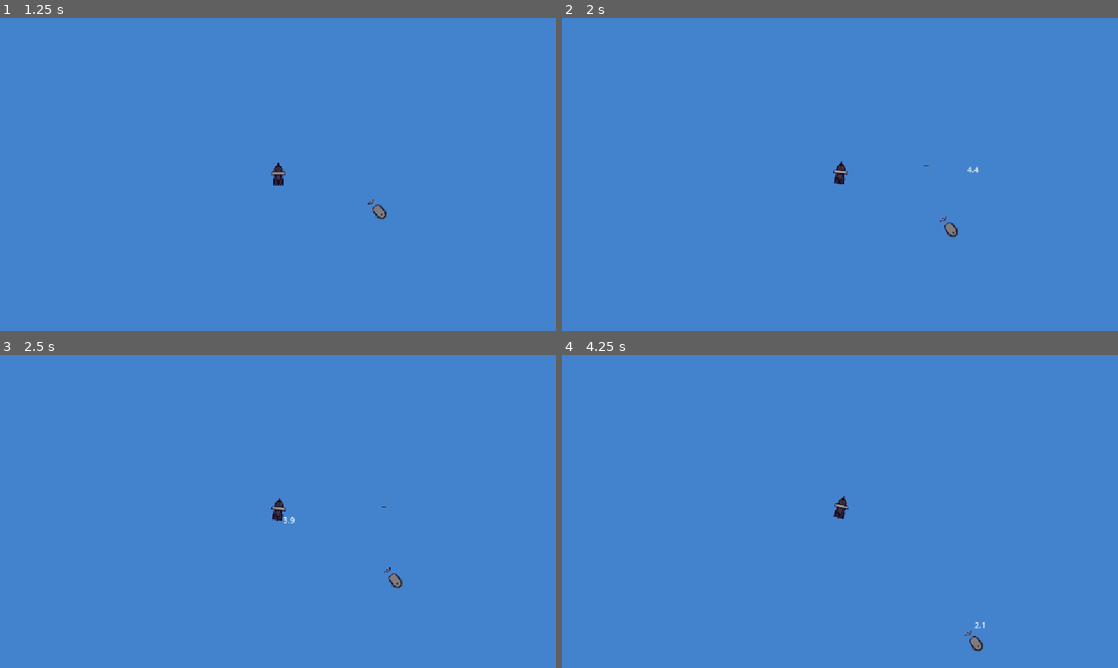
Above: before the commit, frames 1-4 (two rows, left to right).
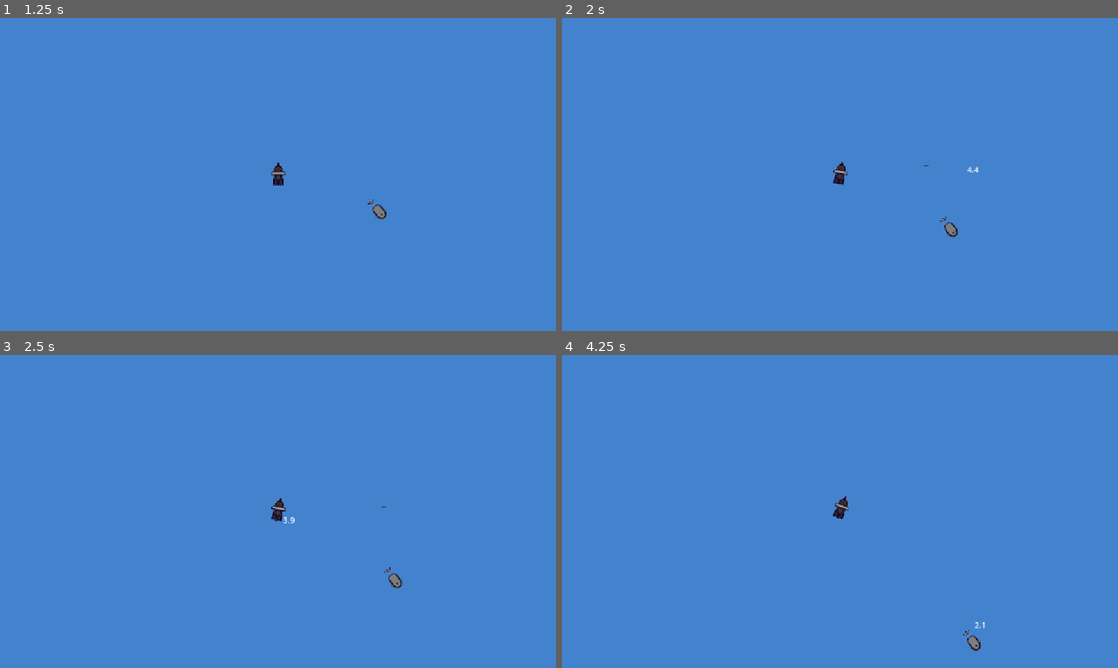
Above: after the commit, the same moments.

Repository: Waldoz53/whale-hunter
Game: Godot game, scene res://Scenes/start_menu.tscn
Same seed, same stepped clock (60 frames per second), same inputs: the game is played once before the commit and once after it.
Inputs (mouse positions are in pixels of both pictures, inside the frame that each line leads up to):
- Up to frame 1 (1.25 s): click "Start Game" at 0.5 s
- Up to frame 2 (2 s): move the mouse to (962, 158) at 1.27 s; hold D (turn_right) from 1.28 s (still down); click (962, 158) at 1.42 s
- Up to frame 3 (2.5 s): release D (turn_right) at 2 s; drag from (166, 527) to (278, 508) at 2.02 s
- Up to frame 4 (4.25 s): move the mouse to (895, 442) at 2.77 s; hold D (turn_right) 2.78-3.5 s; drag from (812, 574) to (967, 614) at 3.52 s

Frame 1 is identical in both runs. In frame 2, less than 0.1% of the frame differs, in the area x 48-52%, y 45-54%; in frame 3, less than 0.1%; in frame 4, 0.2%, in the area x 48-76%, y 45-95%.

Commit message:
added some sound effects

Diff:
--- a/Scenes/main.tscn
+++ b/Scenes/main.tscn
@@ -7,6 +7,10 @@
 [ext_resource type="Texture2D" uid="uid://tgpbgry6yeuq" path="res://Tiles/whale_hunter Sprites/whale_hunter00.png" id="4_6bp64"]
 [ext_resource type="Script" uid="uid://xa7iikvnsrh1" path="res://Scripts/whale_factory.gd" id="4_jjvhh"]
 [ext_resource type="PackedScene" uid="uid://dd4bnfh7ga2tp" path="res://Scenes/whale.tscn" id="5_kry3j"]
+[ext_resource type="AudioStream" uid="uid://coef7qitgu8w7" path="res://Sounds/wood-crash.wav" id="6_ynf5e"]
+[ext_resource type="AudioStream" uid="uid://n8nrmmw2ub4s" path="res://Sounds/crossbow-fire.wav" id="8_344ge"]
+[ext_resource type="AudioStream" uid="uid://yhgd5lblwumn" path="res://Sounds/wood-creaking_new.wav" id="8_hptm8"]
+[ext_resource type="AudioStream" uid="uid://bw86d8viw8adf" path="res://Sounds/canvas-dropcloth-snap-2.wav" id="9_d1ilt"]
 
 [sub_resource type="CapsuleShape2D" id="CapsuleShape2D_kry3j"]
 radius = 8.0
@@ -24,13 +28,14 @@
 [node name="Main" type="Node2D"]
 
 [node name="UI" type="CanvasLayer" parent="."]
+layer = 10
 script = ExtResource("1_6bp64")
 
-[node name="DebugLabel" type="Label" parent="UI"]
-visible = false
-offset_right = 40.0
-offset_bottom = 23.0
-text = "test"
+[node name="LogLabel" type="Label" parent="UI"]
+offset_left = 15.0
+offset_top = 13.0
+offset_right = 55.0
+offset_bottom = 36.0
 
 [node name="CooldownLabel" type="Label" parent="UI"]
 offset_left = 17.0
@@ -40,7 +45,8 @@
 text = "cooldown test"
 
 [node name="TrackingArrow" type="Sprite2D" parent="UI"]
-position = Vector2(33, 30.75)
+modulate = Color(1, 1, 1, 0)
+position = Vector2(588, 605)
 texture = ExtResource("1_21xkr")
 region_rect = Rect2(6.93336, 96.7416, 19.1171, 31.0821)
 
@@ -71,9 +77,27 @@
 tile_map_data = PackedByteArray("AADg/+P/AAAAAAAAAADg/+T/AAAAAAAAAADg/+X/AAAAAAAAAADg/+b/AAAAAAAAAADg/+f/AAAAAAAAAADg/+ …(72816 unchanged characters)…
 tile_set = SubResource("TileSet_kry3j")
 
+[node name="ShipHitSound" type="AudioStreamPlayer2D" parent="Player"]
+stream = ExtResource("6_ynf5e")
+volume_db = -5.0
+
+[node name="SpearSound" type="AudioStreamPlayer2D" parent="Player"]
+stream = ExtResource("8_344ge")
+volume_db = -10.0
+
+[node name="TurnSound" type="AudioStreamPlayer2D" parent="Player"]
+stream = ExtResource("8_hptm8")
+volume_db = -10.0
+
+[node name="MoveSound" type="AudioStreamPlayer2D" parent="Player"]
+stream = ExtResource("9_d1ilt")
+volume_db = -10.0
+
 [node name="WhaleFactory" type="Node" parent="."]
 script = ExtResource("4_jjvhh")
 whale_scene = ExtResource("5_kry3j")
 
 [node name="Whale" parent="." instance=ExtResource("5_kry3j")]
 position = Vector2(126, 32)
+
+[node name="BackgroundMusic" type="AudioStreamPlayer" parent="."]
--- a/Scenes/whale.tscn
+++ b/Scenes/whale.tscn
@@ -1,8 +1,9 @@
-[gd_scene load_steps=5 format=3 uid="uid://dd4bnfh7ga2tp"]
+[gd_scene load_steps=6 format=3 uid="uid://dd4bnfh7ga2tp"]
 
 [ext_resource type="Script" uid="uid://cx52pbplsgscv" path="res://Scripts/whale.gd" id="1_jns7k"]
 [ext_resource type="Texture2D" uid="uid://3wxh4w51lt04" path="res://Tiles/whale_hunter Sprites/whale_hunter07.png" id="2_ltmiw"]
 [ext_resource type="Texture2D" uid="uid://3utnwnlm3a0a" path="res://Tiles/whale_hunter Sprites/whale_hunter04.png" id="3_ltmiw"]
+[ext_resource type="AudioStream" uid="uid://ds654frl8jcug" path="res://Sounds/hoarse-grunt_ORIGINAL.wav" id="4_umla4"]
 
 [sub_resource type="CapsuleShape2D" id="CapsuleShape2D_ycc85"]
 radius = 7.0
@@ -26,4 +27,7 @@
 position = Vector2(0, -4)
 shape = SubResource("CapsuleShape2D_ycc85")
 
+[node name="HitSound" type="AudioStreamPlayer2D" parent="."]
+stream = ExtResource("4_umla4")
+
 [connection signal="area_entered" from="." to="." method="_on_area_entered"]
--- a/Scripts/player.gd
+++ b/Scripts/player.gd
@@ -8,7 +8,7 @@
 var tracked_whale : Whale = null
 
 # movement
-@export var turn_speed := 10.0 # degrees per second
+@export var turn_speed := 15.0 # degrees per second
 var velocity := Vector2.ZERO
 var acceleration := 10.0
 var max_speed := 85.0
@@ -21,7 +21,7 @@
 var cooldown := 5.0
 var cooldown_timer := 0.0
 
-# ui-related
+# ui/other nodes
 @onready var cooldown_label = $"../UI/CooldownLabel"
 @onready var sprite := $"Sprite2D"
 var original_modulate = null
@@ -59,10 +59,8 @@
 	if Input.is_action_pressed("speed_up"):
 		velocity = velocity.move_toward(input_dir * max_speed, acceleration * delta)
 	elif Input.is_action_pressed("slow_down"):
-		turn_speed = 25.0
 		velocity = velocity.move_toward(input_dir * (max_speed * .25), acceleration * delta)
 	else:
-		turn_speed = 10.0
 		velocity = velocity.move_toward(input_dir * (max_speed  * .5), acceleration * delta)
 
 	if Input.is_action_pressed("turn_left"):
@@ -70,6 +68,11 @@
 
 	if Input.is_action_pressed("turn_right"):
 		rotation += deg_to_rad(turn_speed) * delta
+
+	if Input.is_action_just_pressed("speed_up") or Input.is_action_just_pressed("slow_down"):
+		$MoveSound.play()
+	if Input.is_action_just_pressed("turn_left") or Input.is_action_just_pressed("turn_right"):
+		$TurnSound.play()
 
 	position += velocity * delta
 
@@ -84,6 +87,7 @@
 	spear.direction = dir
 
 	spear.rotation = dir.angle() + deg_to_rad(90) # aka PI / 2
+	$SpearSound.play()
 
 func _update_cooldown_label():
 	var mouse_pos = get_viewport().get_mouse_position()
@@ -100,10 +104,11 @@
 
 	hp -= 1
 	can_be_hit = false
+	$ShipHitSound.play()
+
 	$Sprite2D.modulate = Color(1, 0, 0)
 	await get_tree().create_timer(0.2).timeout
 	$Sprite2D.modulate = original_modulate
-
 
 	if hp <= 0:
 		_die()
--- a/Scripts/ui.gd
+++ b/Scripts/ui.gd
@@ -3,8 +3,11 @@
 @onready var tracking_arrow = $TrackingArrow
 @onready var player = $"../Player"
 
-func _process(delta):
-	if player.tracked_whale and player.tracked_whale.is_inside_tree():
+func _process(_delta):
+	if player.tracked_whale:
+		if player.tracked_whale.is_dead:
+			tracking_arrow.modulate.a = 0.0
+			return
 		var player_pos = player.global_position
 		var whale_pos = player.tracked_whale.global_position
 		var dir = whale_pos - player_pos
--- a/Scripts/whale.gd
+++ b/Scripts/whale.gd
@@ -4,6 +4,7 @@
 @export var speed := 30.0
 @export var hp := 3
 @export var base_scale := 1.0
+var is_dead := false
 var rotation_speed := 5.0
 var direction := Vector2.ZERO
 var velocity := Vector2.ZERO
@@ -14,7 +15,7 @@
 
 enum ReactionState { IDLE, FLEEING, ATTACKING }
 var state := ReactionState.IDLE
-var reaction_speed := 100.0
+var reaction_speed := 120.0
 
 @onready var main_sprite := $MainSprite
 @onready var dead_sprite := $DeadSprite
@@ -51,6 +52,7 @@
 		call_deferred("_lodge_spear", area)
 	elif area.name == "Player":
 		area.take_damage()
+		hp -= 1
 	else:
 		return
 
@@ -84,6 +86,7 @@
 		_attack()
 
 	player.track_whale(self)
+	$HitSound.play()
 	$MainSprite.modulate = Color(1, 0, 0)
 	await get_tree().create_timer(0.2).timeout
 	$MainSprite.modulate = original_modulate
@@ -111,6 +114,10 @@
 		base_scale = 2.5
 		is_white_whale = true
 		_apply_white_whale_sprite()
+		player.track_whale(self)
+		$"../UI/LogLabel".text = "The white whale is near..."
+		await get_tree().create_timer(5.0).timeout
+		$"../UI/LogLabel".text = ""
 	else:
 		hp = randi_range(1, 10)
 		speed = randf_range(20.0, 50.0)
@@ -125,6 +132,9 @@
 	dead_sprite.texture = preload("res://Tiles/whale_hunter Sprites/white_whale_DEAD.png")
 
 func _die():
+	player.hp += 1
+
+	is_dead = true
 	direction = Vector2.ZERO
 
 	dead_sprite.modulate.a = 0.0
Not shown: 1 places in Scenes/main.tscn that only renumber resources
Not shown, added: Sounds/canvas-dropcloth-snap-2.wav.import
Not shown, added: Sounds/crossbow-fire.wav.import
Not shown, added: Sounds/hitting-cloth.wav.import
Not shown, added: Sounds/hitting-cloth_ORIGINAL.wav.import
Not shown, added: Sounds/hoarse-grunt_ORIGINAL.wav.import
Not shown, added: Sounds/wood-crash.wav.import
Not shown, added: Sounds/wood-crash_ORIGINAL.wav.import
Not shown, added: Sounds/wood-creaking.wav.import
Not shown, added: Sounds/wood-creaking_new.wav.import
Not shown, changed: README.md
Not shown, added: Sounds/canvas-dropcloth-snap-2.wav
(and 8 more such lines)
